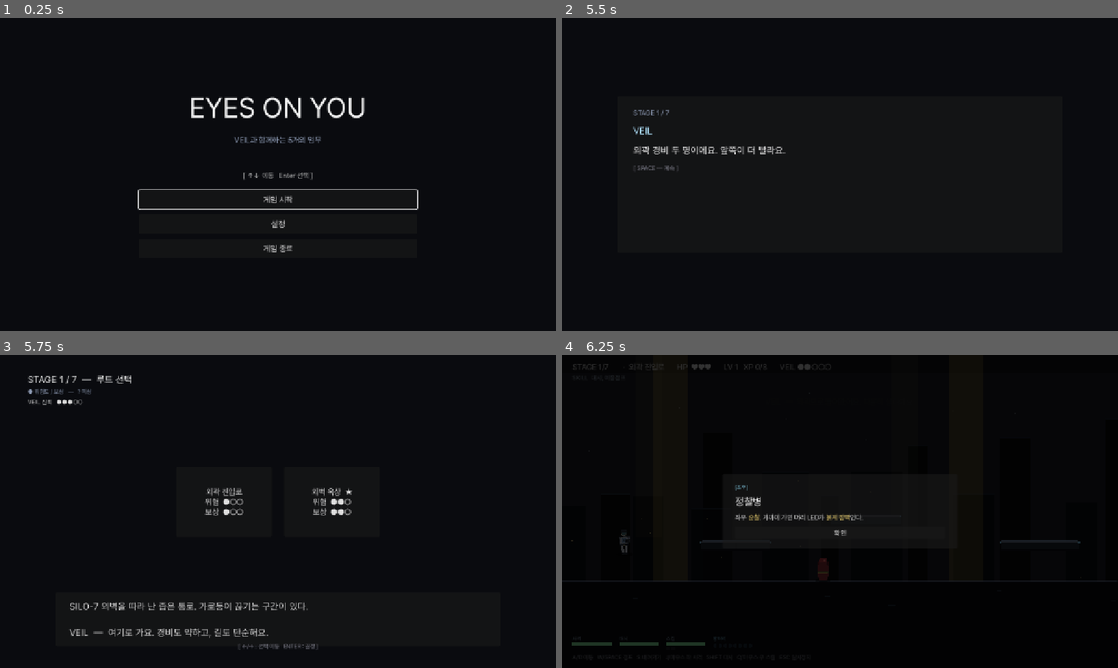
Above: before the commit, frames 1-4 (two rows, left to right).
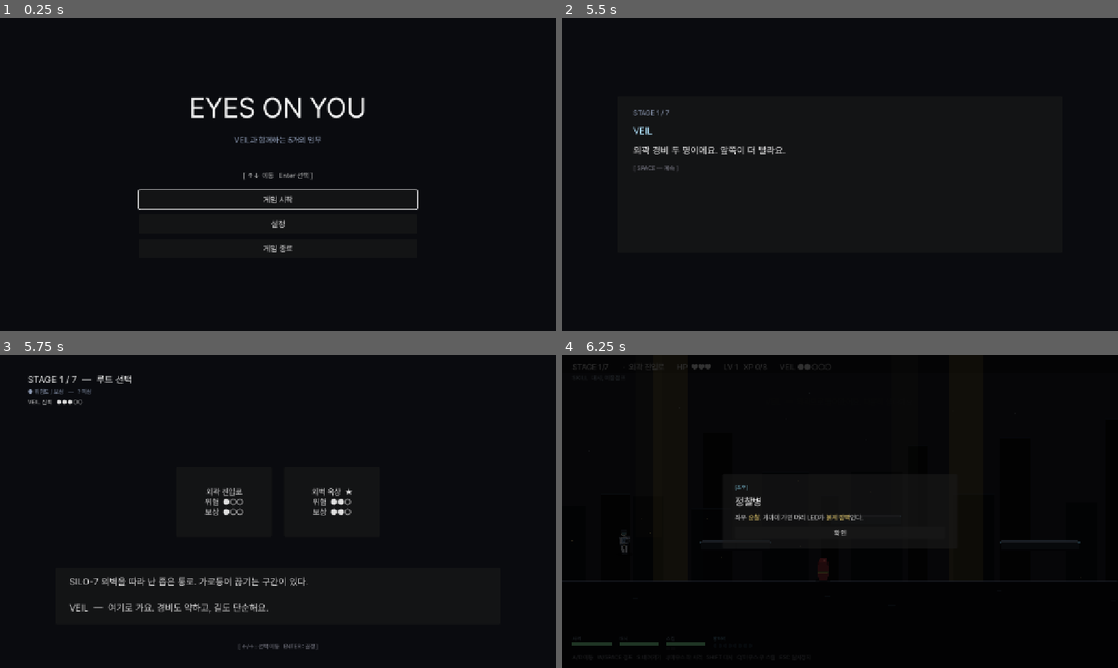
Above: after the commit, the same moments.

Repository: soomin007/EyesOnYou
Game: Godot game, scene res://scenes/main.tscn
Same seed, same stepped clock (60 frames per second), same inputs: the game is played once before the commit and once after it.
Inputs (mouse positions are in pixels of both pictures, inside the frame that each line leads up to):
- Up to frame 1 (0.25 s): no input
- Up to frame 2 (5.5 s): click "게임 시작" at 0.5 s; click "일반 모드" at 1.25 s; click "바로 시작" at 2 s; tap Enter (ui_accept) at 2.75 s; move the mouse to (962, 158) at 2.77 s; hold W (jump) 2.78-3.53 s; hold D (move_right) 2.78-4.28 s; tap Shift (dash) at 2.85, 3.8, 5.1 s; click (962, 158) at 2.92 s; move the mouse to (728, 190) at 3.52 s; tap W (jump) at 3.6, 3.77, 4.07, 4.55, 5.27 s; move the mouse to (895, 105) at 4.27 s; press the mouse at (895, 105) at 4.28 s; hold A (move_left) 4.28-5.03 s; move the mouse to (812, 237) at 5.02 s; release the mouse at (812, 237) at 5.03 s; hold D (move_right) from 5.03 s (still down); click (812, 237) at 5.17 s
- Up to frame 3 (5.75 s): keep holding D (move_right); tap W (jump) at 5.57 s
- Up to frame 4 (6.25 s): keep holding D (move_right); move the mouse to (1006, 558) at 5.77 s; hold W (jump) from 5.78 s (still down); tap Q at 5.85 s

Frames 1-2 are identical in both runs. In frame 3, 1.7% of the frame differs, in the area x 12-56%, y 70-91%; in frame 4, nothing differs.

Commit message:
feat(sfx): SfxPlayer autoload + Player SFX 연결 + Player SFX 자산
- scripts/SfxPlayer.gd 신설(autoload). assets/sfx/<id>(N).{mp3|ogg|wav} 자동 스캔,
  variant(_1..9) 무작위 재생. POOL_SIZE=8 round-robin. GameState.sfx_volume 반영.
- assets/sfx/ 12개 player SFX 자산 추가(jump/double_jump/dash/land/death/hurt×3/
  step×4). ElevenLabs 출력은 .ogg 확장자였지만 실제로 MP3 — .mp3로 rename.
- scripts/Player.gd 액션에 SfxPlayer.play() 호출 연결:
  · _try_jump → player_jump / player_double_jump
  · _try_dash → player_dash
  · take_hit (피격 통과 분기) → player_hurt
  · take_hit 사망 분기 → player_death
  · _physics_process → 착지 transition에 player_land, 지면 이동 중 0.32s 간격으로
    player_step (속도 30+ 만 카운트, 정지 시 즉시 reset)
- scenes/route_map.tscn VeilBox top 0.76 → 0.68 (사용자 보고: 키 안내와 겹침).
  RouteMap.gd risk_reward_panel도 같이 0.62 → 0.54로 위로 이동.
- docs/design/sfx_trim_guide.md 신설 — Audacity GUI / ffmpeg CLI / "그냥 두기"
  세 옵션. SfxPlayer 자동 처리(MP3 loop=false 강제, ext 자동 탐색) 명시.
- docs/INDEX.md trim 가이드 행 추가.

Diff:
--- a/project.godot
+++ b/project.godot
@@ -20,6 +20,7 @@
 
 GameState="*res://scripts/GameState.gd"
 BgmPlayer="*res://scripts/BgmPlayer.gd"
+SfxPlayer="*res://scripts/SfxPlayer.gd"
 
 [display]
 
--- a/scenes/route_map.tscn
+++ b/scenes/route_map.tscn
@@ -43,9 +43,9 @@
 
 [node name="VeilBox" type="PanelContainer" parent="."]
 anchor_left = 0.1
-anchor_top = 0.76
+anchor_top = 0.68
 anchor_right = 0.9
-anchor_bottom = 0.88
+anchor_bottom = 0.86
 
 [node name="Margin" type="MarginContainer" parent="VeilBox"]
 theme_override_constants/margin_left = 32
--- a/scripts/Player.gd
+++ b/scripts/Player.gd
@@ -102,13 +102,31 @@
 		pts.append(Vector2(cos(a) * rx, sin(a) * ry))
 	return pts
 
+var _was_on_floor: bool = true
+const _STEP_INTERVAL: float = 0.32
+var _step_t: float = 0.0
+
 func _physics_process(delta: float) -> void:
 	_tick_timers(delta)
 	_handle_input(delta)
 	_apply_gravity(delta)
 	move_and_slide()
-	if is_on_floor():
+	var on_floor_now: bool = is_on_floor()
+	# 착지 SFX — 공중에서 지면으로 전이된 순간 한 번. 짧은 hop은 step과 비슷해서
+	# 발이 떴던 시간이 있을 때만(=jumps_used > 0 또는 _was_on_floor false) 의미.
+	if on_floor_now and not _was_on_floor:
+		SfxPlayer.play("player_land")
+	_was_on_floor = on_floor_now
+	if on_floor_now:
 		jumps_used = 0
+	# 발걸음 SFX — 지면에서 충분한 속도로 이동 중일 때만 일정 간격으로.
+	if on_floor_now and absf(velocity.x) > 30.0:
+		_step_t += delta
+		if _step_t >= _STEP_INTERVAL:
+			_step_t = 0.0
+			SfxPlayer.play("player_step")
+	else:
+		_step_t = _STEP_INTERVAL  # 다시 걷기 시작하면 즉시 첫 step 트리거되도록.
 	anim_t += delta
 	_update_visual()
 
@@ -219,9 +237,11 @@
 	if is_on_floor():
 		velocity.y = JUMP_VELOCITY
 		jumps_used = 1
+		SfxPlayer.play("player_jump")
 	elif jumps_used < max_jumps:
 		velocity.y = JUMP_VELOCITY * 0.92
 		jumps_used += 1
+		SfxPlayer.play("player_double_jump")
 
 # 현재 티어가 반영된 실제 max 쿨다운 (HUD 게이지 표시용).
 func get_attack_cd_max() -> float:
@@ -287,6 +307,7 @@
 		return
 	if dash_cd > 0.0:
 		return
+	SfxPlayer.play("player_dash")
 	# dash_boost: T1=쿨다운 -20%, T2=거리 +30%(_handle_input의 dash_timer 분기에서 적용),
 	#            T3=대시 후 0.3s 무적 추가.
 	var db_tier: int = GameState.get_skill_tier("dash_boost")
@@ -384,6 +405,7 @@
 		emit_signal("damaged")  # 화면 플래시·shake 트리거 (시각 피드백 유지)
 		return
 	GameState.damage_player(amount)
+	SfxPlayer.play("player_hurt")
 	# hp T2 = 피격 후 1s 무적 (기본 0.8보다 길게)
 	var hp_tier: int = GameState.get_skill_tier("hp")
 	invuln = 1.0 if hp_tier >= 2 else INVULN_AFTER_HIT
@@ -397,6 +419,7 @@
 		emit_signal("revived")
 		return
 	if GameState.is_dead():
+		SfxPlayer.play("player_death")
 		emit_signal("died")
 
 func _show_shield_flash() -> void:
--- a/scripts/RouteMap.gd
+++ b/scripts/RouteMap.gd
@@ -42,9 +42,11 @@
 	risk_reward_panel = PanelContainer.new()
 	risk_reward_panel.set_anchors_preset(Control.PRESET_TOP_LEFT)
 	risk_reward_panel.anchor_left = 0.78
-	risk_reward_panel.anchor_top = 0.62
+	# VeilBox가 0.68로 위로 올라간 데 맞춰 risk 패널도 같이 이동 (사용자 보고:
+	# VeilBox와 Footer 키 안내 겹침 — VeilBox top 0.76→0.68 변경).
+	risk_reward_panel.anchor_top = 0.54
 	risk_reward_panel.anchor_right = 0.97
-	risk_reward_panel.anchor_bottom = 0.74
+	risk_reward_panel.anchor_bottom = 0.66
 	risk_reward_panel.mouse_filter = Control.MOUSE_FILTER_IGNORE
 	var sb := StyleBoxFlat.new()
 	sb.bg_color = Color(0.13, 0.10, 0.08, 0.88)
--- /dev/null
+++ b/scripts/SfxPlayer.gd
@@ -0,0 +1,112 @@
+extends Node
+
+# 효과음 재생기. autoload — scene 전환에도 살아남는다.
+# `assets/sfx/<id>.ogg` 또는 `<id><N>.ogg` (1~9 variant) 파일을 자동 등록.
+# variant 패턴: `player_hurt1.ogg`, `player_hurt2.ogg` → SfxPlayer.play("player_hurt")
+# 한 번 호출 시 등록된 variant 중 하나 무작위 재생.
+#
+# 풀링 — POOL_SIZE 개의 AudioStreamPlayer를 round-robin. 짧은 SFX 동시 재생 처리.
+
+const POOL_SIZE: int = 8
+const BASE_DB: float = -6.0
+const SILENT_DB: float = -80.0
+
+# 알려진 SFX ID 목록. 새 파일 추가하면 여기 등록 (또는 _register_sfx 직접 호출).
+# sfx_list.md의 ID와 1:1.
+# 파일 확장자: .mp3 / .ogg / .wav 모두 시도 — ElevenLabs는 MP3 출력이라 보통 mp3.
+const _SFX_EXTENSIONS: Array[String] = [".mp3", ".ogg", ".wav"]
+
+const KNOWN_SFX: Array[String] = [
+	# Player
+	"player_jump", "player_double_jump", "player_land", "player_dash",
+	"player_hurt", "player_death", "player_step",
+	# Combat
+	"bullet_fire", "bullet_impact_wall", "bullet_impact_enemy", "bullet_deflect_shield",
+	"bomb_throw", "bomb_explode",
+	# Enemy
+	"enemy_patrol_fire", "enemy_sniper_charge", "enemy_sniper_fire",
+	"enemy_drone_hover", "enemy_drone_drop",
+	"enemy_bomber_beep", "enemy_bomber_explode",
+	"enemy_hurt", "enemy_death",
+	# Boss
+	"boss_phase_change", "boss_charge_telegraph", "boss_charge_dash",
+	"boss_missile_launch", "boss_hurt",
+	"boss_self_destruct_alarm", "boss_self_destruct_disarm", "boss_death",
+	# Pickups
+	"xp_collect", "hp_collect", "levelup", "skill_pick", "skill_active_use",
+	# Environment
+	"spike_hit", "lever_pull", "plate_step_inactive", "plate_step_active",
+	"hatch_open", "drop_platform_descend", "gate_unlock",
+	"siren_flash", "blackout_fade_in", "challenge_clear", "challenge_fail",
+	# UI
+	"ui_focus", "ui_confirm", "ui_cancel", "ui_slider_tick", "ui_pause_open",
+	# Story / special
+	"veil_subtitle_in", "arcturus_enter", "terminal_typewrite",
+	"bestiary_first_seen", "stage_clear_chime", "boss_alert_text",
+]
+
+var _players: Array[AudioStreamPlayer] = []
+var _next_idx: int = 0
+# id → Array[AudioStream]. 길이 0이면 미등록(아직 파일 없음) — play() 호출 시 무시.
+var _streams: Dictionary = {}
+
+func _ready() -> void:
+	process_mode = Node.PROCESS_MODE_ALWAYS
+	for i in POOL_SIZE:
+		var p := AudioStreamPlayer.new()
+		p.bus = "Master"
+		p.volume_db = SILENT_DB
+		add_child(p)
+		_players.append(p)
+	for id in KNOWN_SFX:
+		_register_sfx(id)
+
+# 한 SFX의 모든 variant를 스캔해 등록. base(번호 없음) + 1~9 variant 시도.
+# 확장자는 mp3/ogg/wav 순으로 첫 매치 사용.
+# ResourceLoader.exists로 사전 체크 → 웹 빌드에서 누락 파일 로드 에러 방지.
+func _register_sfx(id: String) -> void:
+	var variants: Array = []
+	var base: AudioStream = _try_load_with_ext(id)
+	if base != null:
+		variants.append(base)
+	for i in range(1, 10):
+		var v: AudioStream = _try_load_with_ext("%s%d" % [id, i])
+		if v != null:
+			variants.append(v)
+	if not variants.is_empty():
+		_streams[id] = variants
+
+func _try_load_with_ext(name: String) -> AudioStream:
+	for ext in _SFX_EXTENSIONS:
+		var path: String = "res://assets/sfx/%s%s" % [name, ext]
+		if ResourceLoader.exists(path):
+			var s: AudioStream = load(path) as AudioStream
+			if s != null:
+				# MP3는 기본 looping이지만 짧은 SFX는 loop=false여야 한 번만 재생.
+				if s is AudioStreamMP3:
+					(s as AudioStreamMP3).loop = false
+				return s
+	return null
+
+# 효과음 재생. id 미등록(파일 없음) 또는 sfx 볼륨 0 시 no-op.
+# volume_offset_db: 개별 SFX dB 보정 (기본 0).
+func play(id: String, volume_offset_db: float = 0.0) -> void:
+	if not _streams.has(id):
+		return
+	var variants: Array = _streams[id]
+	if variants.is_empty():
+		return
+	var stream: AudioStream = variants[randi() % variants.size()]
+	if stream == null:
+		return
+	var player: AudioStreamPlayer = _players[_next_idx]
+	_next_idx = (_next_idx + 1) % _players.size()
+	player.stream = stream
+	player.volume_db = _target_db() + volume_offset_db
+	player.play()
+
+func _target_db() -> float:
+	var v: float = clampf(GameState.sfx_volume, 0.0, 1.0)
+	if v <= 0.001:
+		return SILENT_DB
+	return BASE_DB + linear_to_db(v)
Not shown, added: assets/sfx/player_dash.mp3.import
Not shown, added: assets/sfx/player_death.mp3.import
Not shown, added: assets/sfx/player_double_jump.mp3.import
Not shown, added: assets/sfx/player_hurt1.mp3.import
Not shown, added: assets/sfx/player_hurt2.mp3.import
Not shown, added: assets/sfx/player_hurt3.mp3.import
Not shown, added: assets/sfx/player_jump.mp3.import
Not shown, added: assets/sfx/player_land.mp3.import
Not shown, added: assets/sfx/player_step1.mp3.import
Not shown, added: assets/sfx/player_step2.mp3.import
Not shown, added: assets/sfx/player_step3.mp3.import
Not shown, added: assets/sfx/player_step4.mp3.import
(and 15 more such lines)
